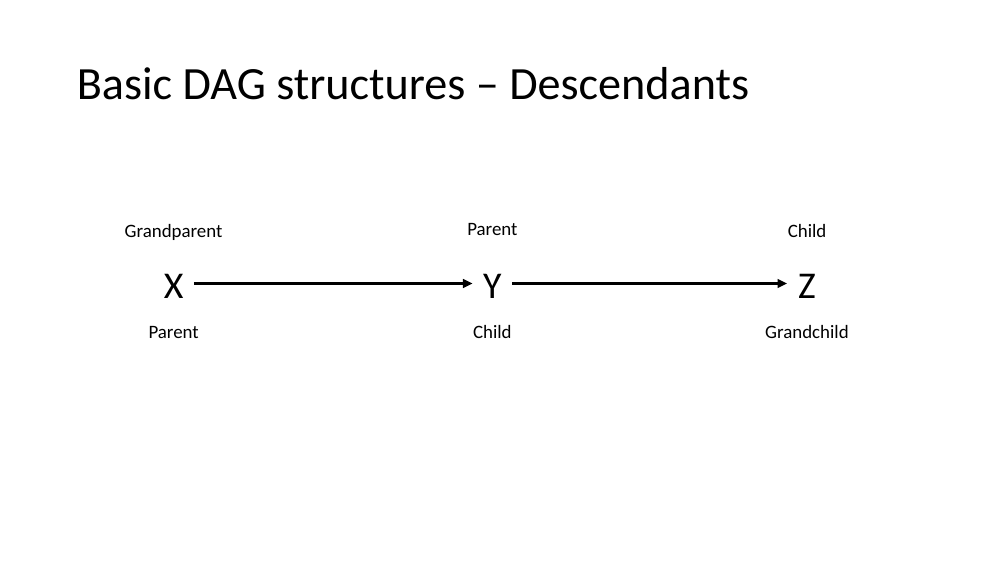
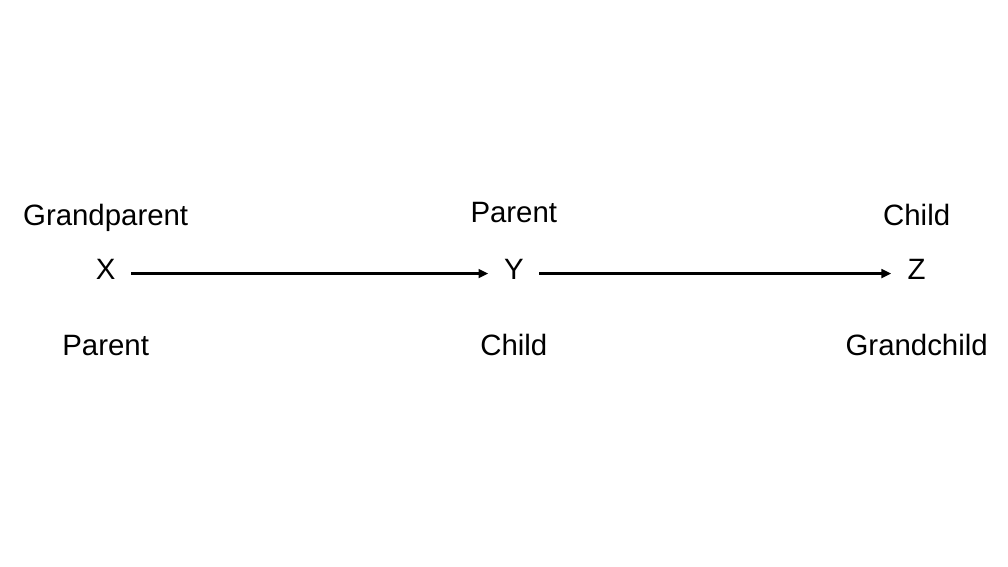
Before and after one commit to brad-cannell/r4epi, a slide deck: slide 2 of img/13_causal_inference/03_dags/dags.pptx (slide 3 before the commit). Drawn at 1008x567 pixels with LibreOffice and Linux fonts; fonts in the diff are those of the drawing. Boxes give left, top, right and bottom in pixels: in the first picture for what was removed or moved away, otherwise in the second. Text is boxed around its words. In the diff, an @@ line names an element or a change of style, - is before the commit and + after.

```diff
--- a/img/13_causal_inference/03_dags/dags.pptx
+++ b/img/13_causal_inference/03_dags/dags.pptx
@@ title removed at bbox=[77, 67, 749, 100] @@
-Basic DAG structures – Descendants
@@ text "Grandparent": place and size @@
-text "Grandparent" at bbox=[125, 224, 223, 240]
+text "Grandparent" at bbox=[23, 203, 188, 231]
@@ text "Parent": place and size @@
-text "Parent" at bbox=[467, 223, 517, 235]
+text "Parent" at bbox=[471, 201, 558, 223]
@@ text "Child": place and size @@
-text "Child" at bbox=[788, 224, 827, 237]
+text "Child" at bbox=[883, 203, 950, 226]
@@ text "X": place and size @@
-text "X" at bbox=[164, 273, 184, 298]
+text "X" at bbox=[96, 258, 116, 279]
@@ text "Y": place and size @@
-text "Y" at bbox=[483, 273, 501, 298]
+text "Y" at bbox=[504, 258, 524, 279]
@@ size 36 to 28 pt, font Calibri to Arial in 3 elements at bbox=[504, 258, 524, 279], bbox=[96, 258, 116, 279], bbox=[908, 258, 926, 279] @@
@@ text "Z": place and size @@
-text "Z" at bbox=[798, 273, 816, 298]
+text "Z" at bbox=[908, 258, 926, 279]
@@ arrow moved from (194, 284) - (473, 284) to (132, 274) - (488, 274) @@
@@ arrow moved from (513, 284) - (787, 284) to (540, 274) - (891, 274) @@
@@ text "Parent": place and size @@
-text "Parent" at bbox=[149, 326, 199, 338]
+text "Parent" at bbox=[62, 334, 149, 356]
@@ size 18 to 28 pt, font Calibri to Arial in 6 elements at bbox=[471, 201, 558, 223], bbox=[480, 333, 547, 356], bbox=[23, 203, 188, 231], bbox=[62, 334, 149, 356], bbox=[883, 203, 950, 226], bbox=[846, 333, 988, 356] @@
@@ text "Grandchild": place and size @@
-text "Grandchild" at bbox=[765, 325, 848, 338]
+text "Grandchild" at bbox=[846, 333, 988, 356]
```
Also in this commit, not shown: 1 other slide changed, 6 slides removed, 12 other files.
